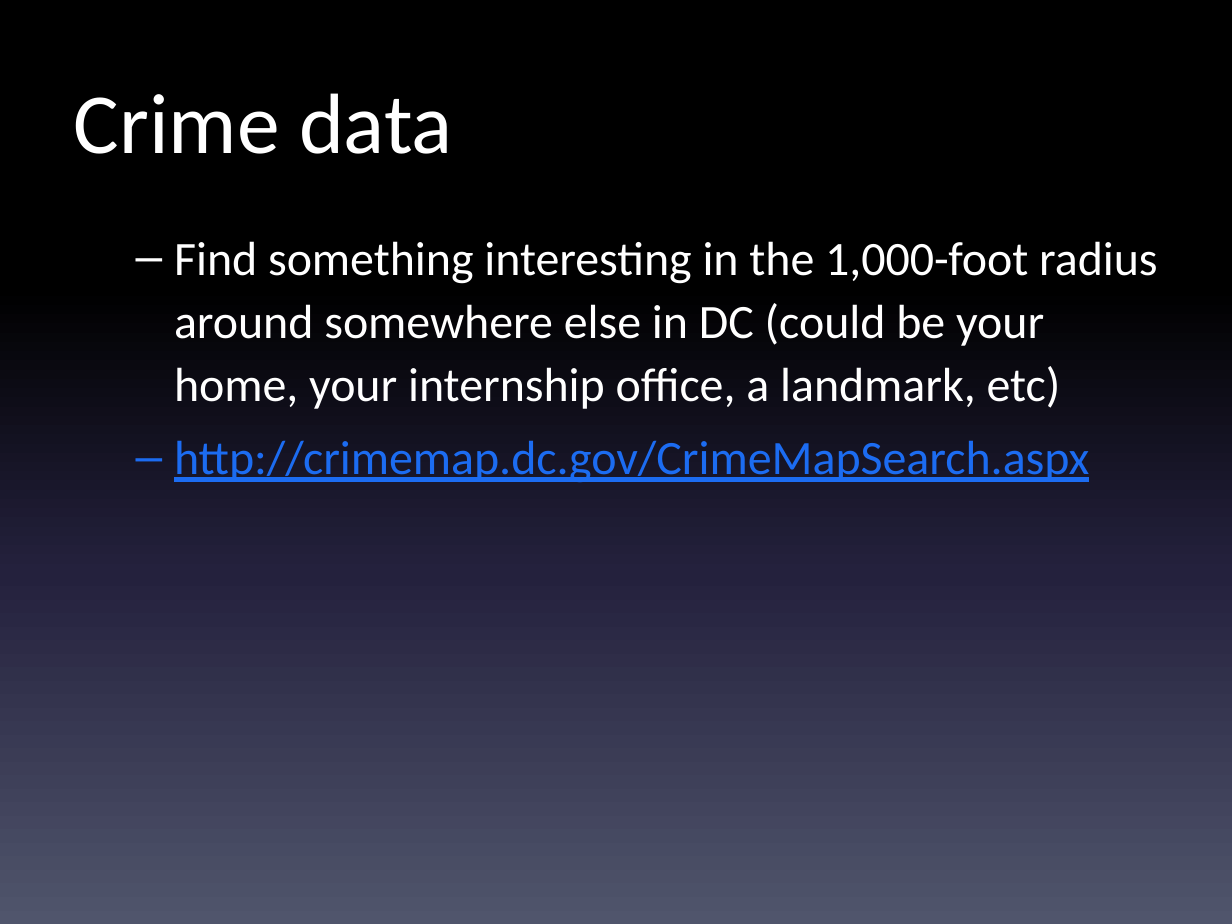
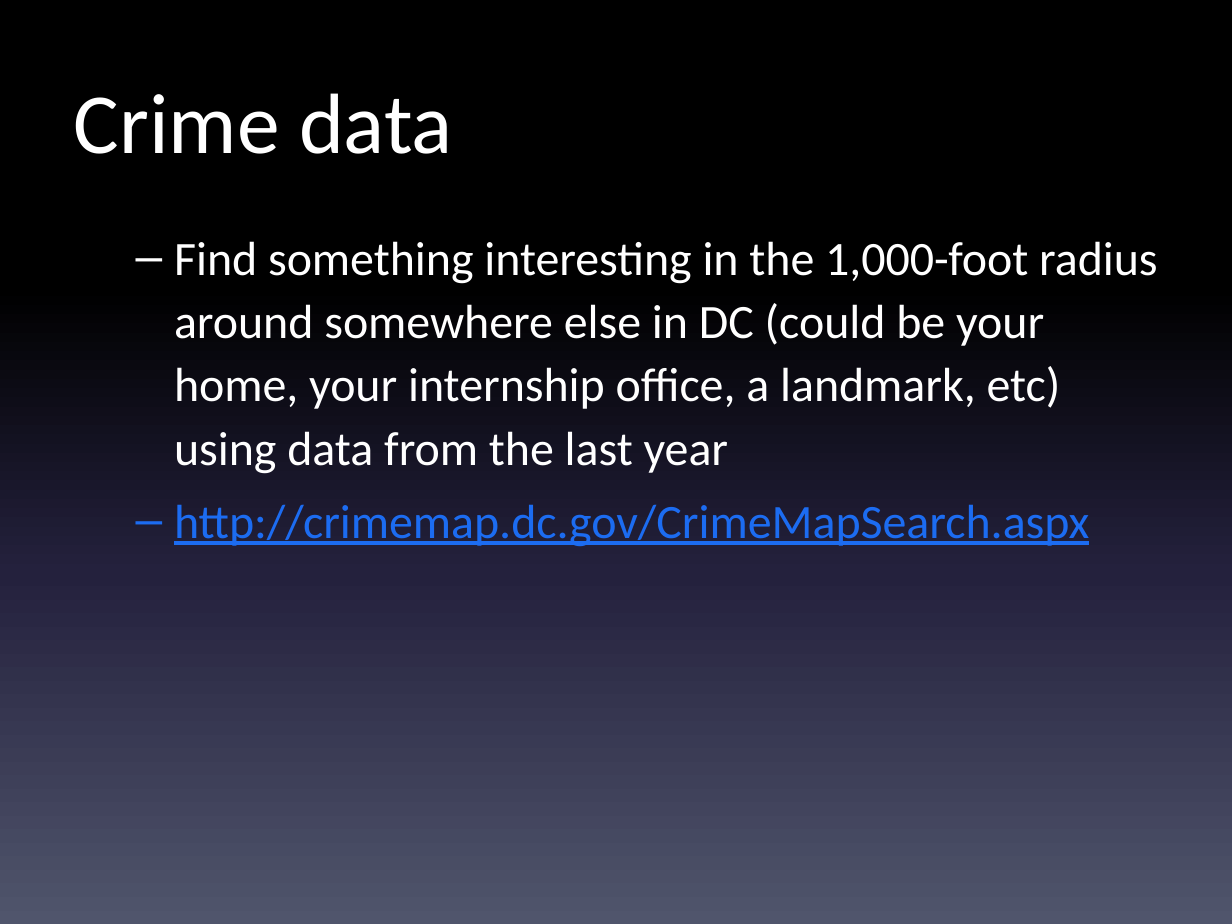
Before and after one commit to shmcminn/digitalframeworks-spring19, a slide deck: slide 19 of class5/digitalframeworks-5.pptx (slide 18 before the commit). Drawn at 1232x924 pixels with LibreOffice and Linux fonts; fonts in the diff are those of the drawing. Boxes give left, top, right and bottom in pixels: in the first picture for what was removed or moved away, otherwise in the second. Text is boxed around its words. In the diff, an @@ line names an element or a change of style, - is before the commit and + after.

```diff
--- a/class5/digitalframeworks-5.pptx
+++ b/class5/digitalframeworks-5.pptx
@@ text at box(174, 241, 1158, 474): text changed @@
-  – Find something interesting in the 1,000-foot radius around somewhere else in DC (could be your home, your internship office, a landmark, etc)
+  – Find something interesting in the 1,000-foot radius around somewhere else in DC (could be your home, your internship office, a landmark, etc) using data from the last year
```
Also in this commit, not shown: 1 other slide changed, 1 slide added, 1 other file.
